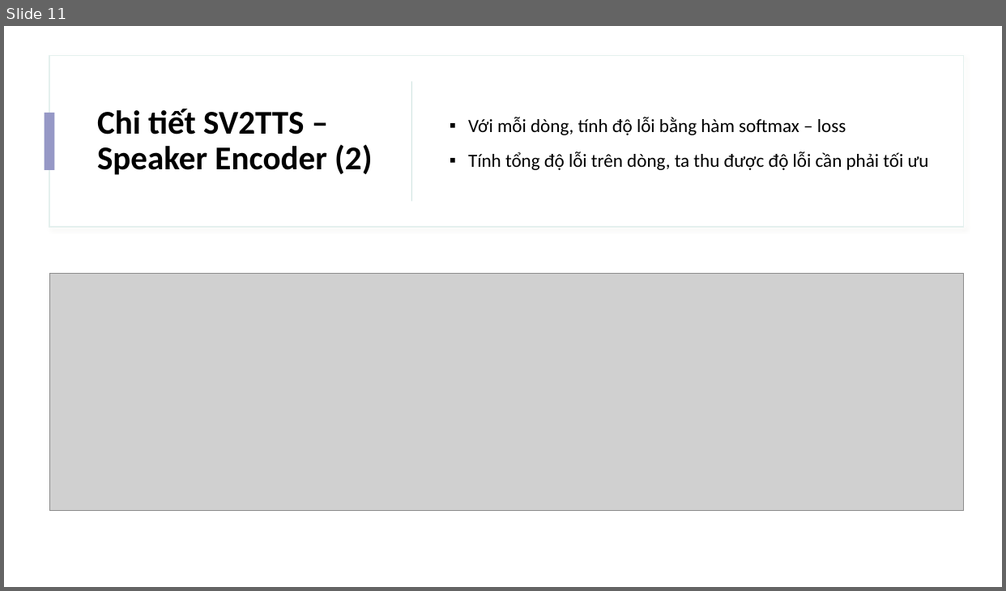
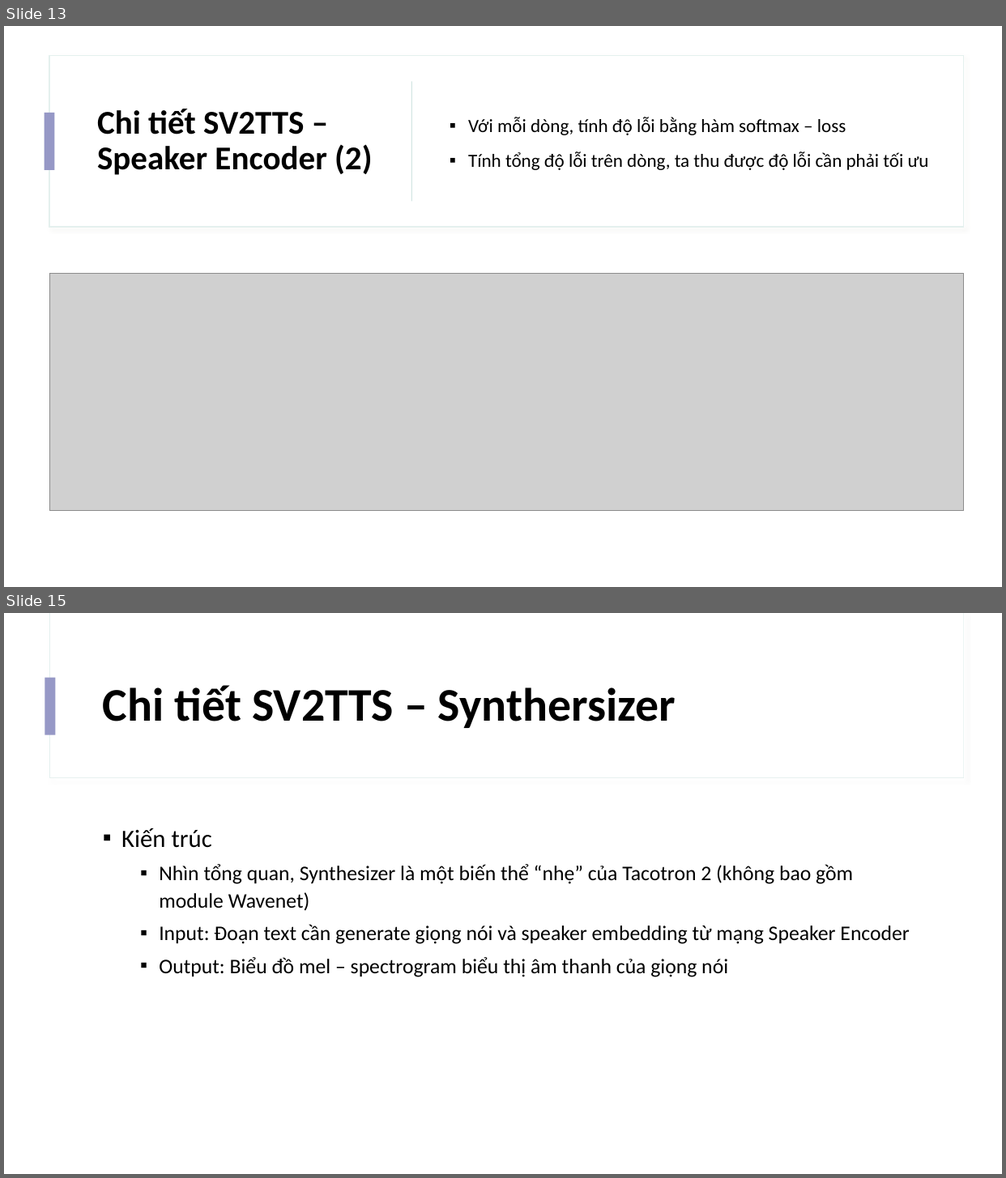
Before and after one commit to IrisStream/Machine-Learning, a slide deck: Voice_Cloning/Slide.pptx. Shown one above the other, each under a label of ours: slide 11 before the commit, slides 13 and 15 after it; the slides between them are not shown. The pictures are 1006x591 and 1006x1178 pixels, drawn with LibreOffice and Linux fonts; fonts in the diff are those of the drawing; grey boxes stand for pictures. Boxes give left, top, right and bottom in pixels: in the first picture for what was removed or moved away, otherwise in the second. Text is boxed around its words. In the diff, an @@ line names an element or a change of style, - is before the commit and + after.

```diff
--- a/Voice_Cloning/Slide.pptx
+++ b/Voice_Cloning/Slide.pptx
@@ slide 15 added at <box>4,613,1002,1174</box>, background #FFFFFF; not listed: 2 template elements that a slide beside it also shows @@
@@ rectangle added at <box>45,677,56,735</box>, fill #9698C6 @@
@@ title added at <box>103,685,675,728</box>, 45 pt, text #000000, bold @@
+Chi tiết SV2TTS – Synthersizer
@@ text added at <box>121,828,909,977</box>, 20 pt, text #000000 @@
+▪ Kiến trúc
+  ▪ Nhìn tổng quan, Synthesizer là một biến thể “nhẹ” của Tacotron 2 (không bao gồm module Wavenet)
+  ▪ Input: Đoạn text cần generate giọng nói và speaker embedding từ mạng Speaker Encoder
+  ▪ Output: Biểu đồ mel – spectrogram biểu thị âm thanh của giọng nói
@@ what was slide 11 is now slide 13 @@
```
Also in this commit, not shown: 2 slides changed, 6 other slides added.
